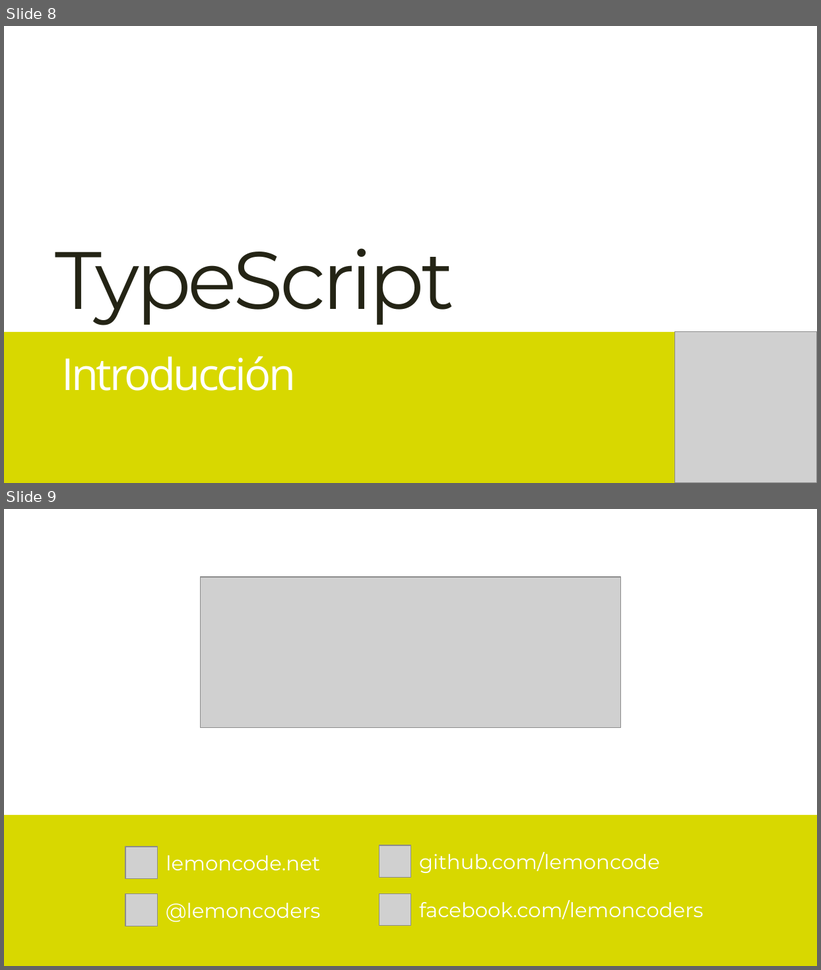
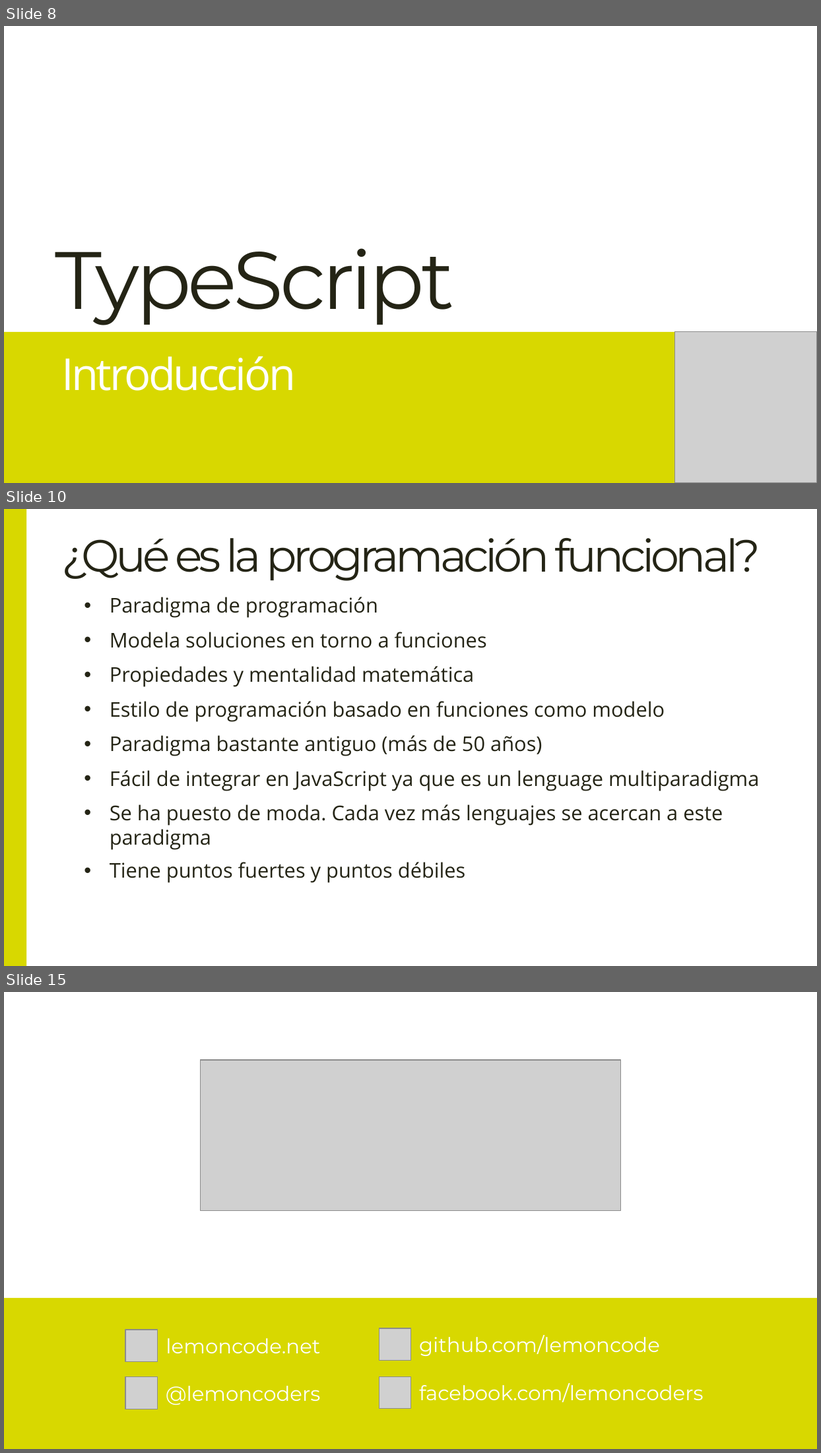
Before and after one commit to Lemoncode/language-sessions, a slide deck: 00 teoría/Language Sessions.pptx. Shown one above the other, each under a label of ours: slides 8 and 9 before the commit, slides 8, 10 and 15 after it; the slides between them are not shown. The pictures are 821x970 and 821x1453 pixels, drawn with LibreOffice and Linux fonts; fonts in the diff are those of the drawing; grey boxes stand for pictures. Boxes give left, top, right and bottom in pixels: in the first picture for what was removed or moved away, otherwise in the second. Text is boxed around its words. In the diff, an @@ line names an element or a change of style, - is before the commit and + after.

```diff
--- a/00 teoría/Language Sessions.pptx
+++ b/00 teoría/Language Sessions.pptx
@@ slide 10 added at (4, 509, 817, 966), background #FFFFFF @@
@@ rectangle added at (4, 509, 26, 966), fill #D8D800 @@
@@ title added at (61, 538, 760, 581), 40 pt, text #242415 @@
+¿Qué es la programación funcional?
@@ text added at (110, 597, 378, 618), 18 pt, text #242415 @@
+• Paradigma de programación
@@ text added at (110, 632, 487, 648), 18 pt, text #242415 @@
+• Modela soluciones en torno a funciones
@@ text added at (110, 666, 474, 687), 18 pt, text #242415 @@
+• Propiedades y mentalidad matemática
@@ text added at (110, 701, 665, 722), 18 pt, text #242415 @@
+• Estilo de programación basado en funciones como modelo
@@ text added at (110, 735, 542, 757), 18 pt, text #242415 @@
+• Paradigma bastante antiguo (más de 50 años)
@@ text added at (110, 770, 759, 791), 18 pt, text #242415 @@
+• Fácil de integrar en JavaScript ya que es un lenguage multiparadigma
@@ text added at (110, 805, 723, 850), 18 pt, text #242415 @@
+• Se ha puesto de moda. Cada vez más lenguajes se acercan a este paradigma
@@ text added at (110, 862, 466, 883), 18 pt, text #242415 @@
+• Tiene puntos fuertes y puntos débiles
@@ what was slide 9 is now slide 15 @@
```
Also in this commit, not shown: 5 other slides added, 7 other files.
